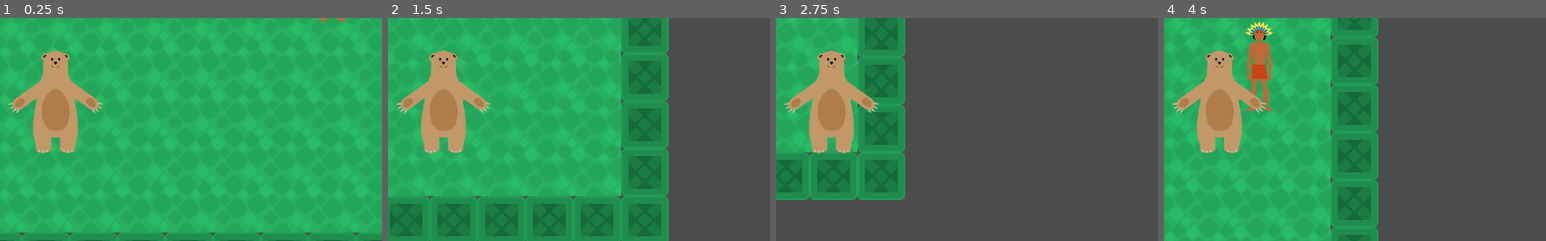
Above: before the commit, frames 1-4 (left to right).
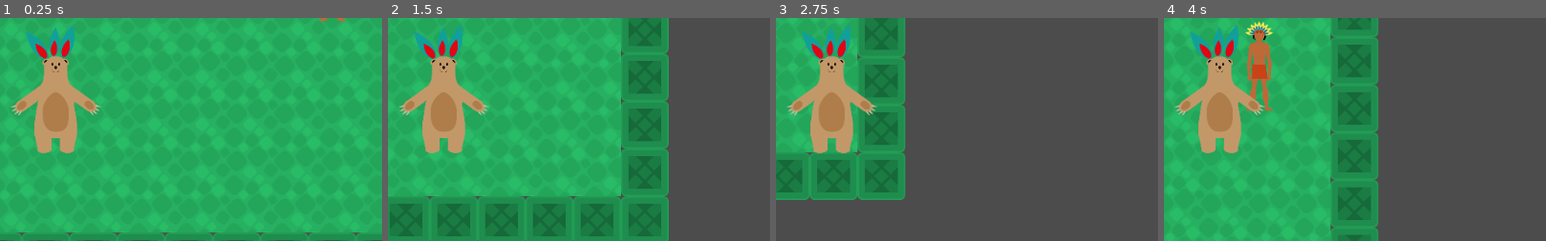
Above: after the commit, the same moments.

Repository: lendroit/welcome_thomas
Game: Godot game, scene res://World.tscn
Same seed, same stepped clock (60 frames per second), same inputs: the game is played once before the commit and once after it.
Inputs:
- Up to frame 1 (0.25 s): no input
- Up to frame 2 (1.5 s): tap Enter (ui_accept) at 0.5, 0.77 s; hold Right (ui_right) 0.53-1.28 s; hold Down (ui_down) from 1.28 s (still down)
- Up to frame 3 (2.75 s): tap Enter (ui_accept) at 1.52, 2 s; release Down (ui_down) at 2.03 s; hold Right (ui_right) from 2.03 s (still down)
- Up to frame 4 (4 s): release Right (ui_right) at 2.78 s; hold Up (ui_up) 2.78-3.53 s; tap Enter (ui_accept) at 3.02, 3.77 s; hold Left (ui_left) from 3.53 s (still down)
The pictures show only the part of the screen within x 43-93%, y 20-70%; the shares and areas given below are measured in that part.

The runs differ from the first frame. In frame 1, 2.4% of the frame differs, in the area x 2-27%, y 3-61%; in frame 2, 2.4%; in frame 3, 2.4%; in frame 4, 2.4%.

Commit message:
feature: add disguised ours

Diff:
--- a/Player/Player.tscn
+++ b/Player/Player.tscn
@@ -1,7 +1,7 @@
 [gd_scene load_steps=6 format=2]
 
 [ext_resource path="res://Player/Player.gd" type="Script" id=1]
-[ext_resource path="res://Player/Pers_Ours.png" type="Texture" id=2]
+[ext_resource path="res://Player/Pers_Ours_002.png" type="Texture" id=2]
 [ext_resource path="res://Player/ReachableObjectsArea.gd" type="Script" id=3]
 
 [sub_resource type="CapsuleShape2D" id=1]
@@ -15,7 +15,7 @@
 script = ExtResource( 1 )
 
 [node name="Sprite" type="Sprite" parent="."]
-position = Vector2( 0.115187, -68.2945 )
+position = Vector2( 0.345518, -85.5696 )
 scale = Vector2( 0.318631, 0.318631 )
 texture = ExtResource( 2 )
 
Binary file added: Player/Pers_Ours_002.png
Not shown, added: Player/Pers_Ours_002.png.import
